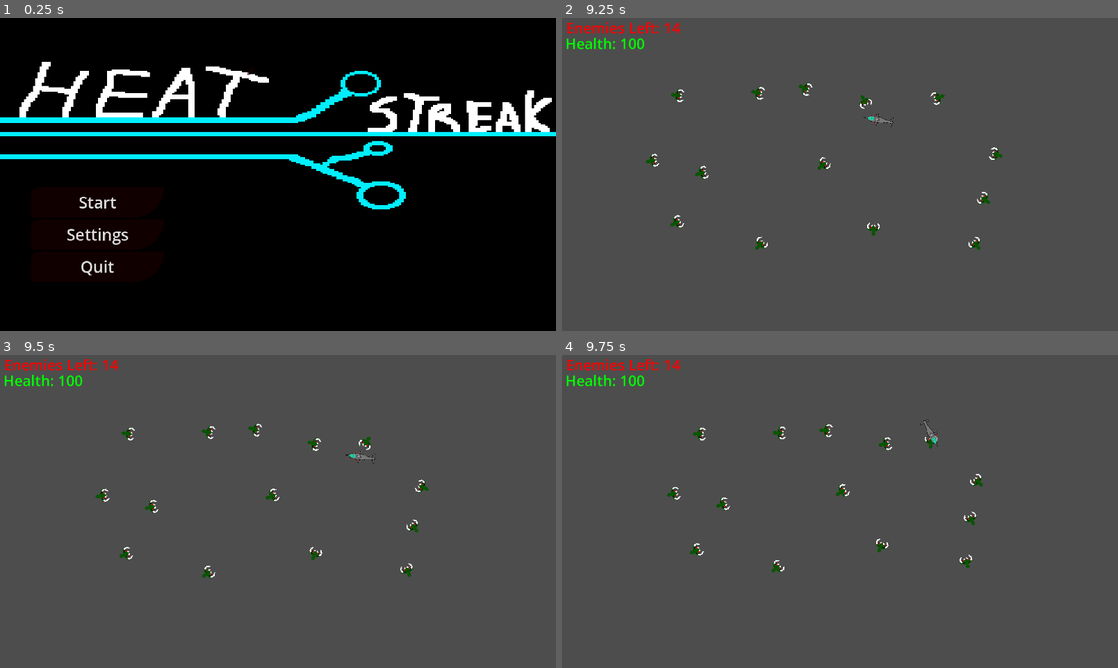
Above: before the commit, frames 1-4 (two rows, left to right).
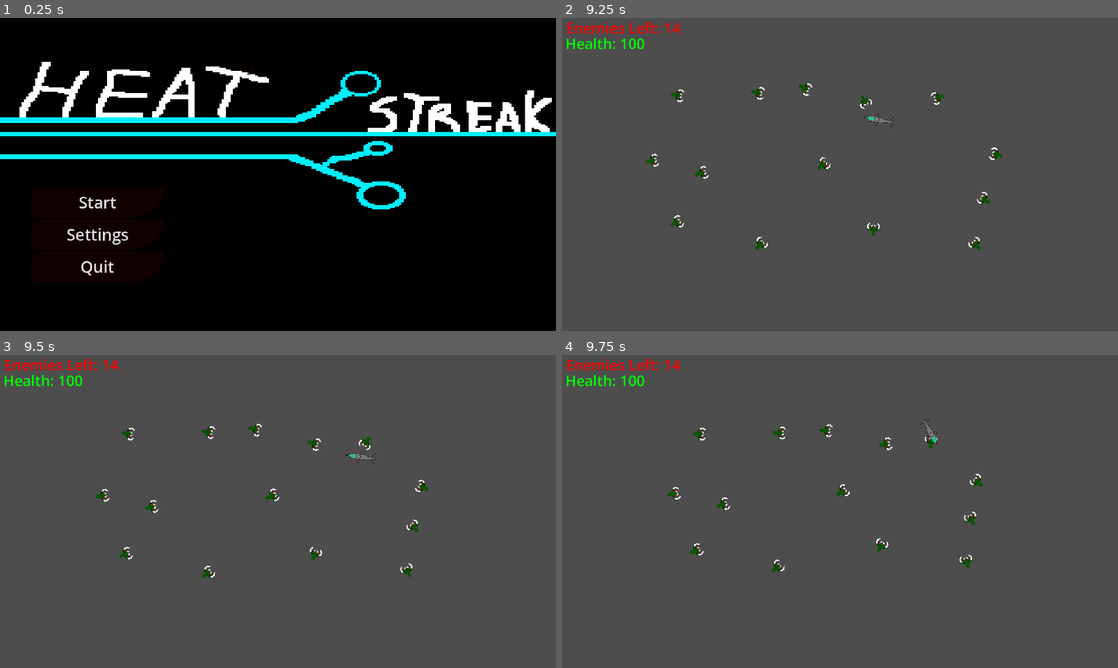
Above: after the commit, the same moments.

Repository: ultimateichor/Heat-Streak
Game: Godot game, scene res://UI/Screens/MainMenu/Main Menu.tscn
Same seed, same stepped clock (60 frames per second), same inputs: the game is played once before the commit and once after it.
Inputs (mouse positions are in pixels of both pictures, inside the frame that each line leads up to):
- Up to frame 1 (0.25 s): no input
- Up to frame 2 (9.25 s): click "Start" at 0.5 s; click "Continue" at 1.25 s; move the mouse to (962, 158) at 2.02 s; hold D (Right) 2.03-2.78 s; tap 1 (Car) at 2.1 s; move the mouse to (728, 190) at 2.77 s; hold S (Down) 2.78-3.53 s; tap 2 (Helicopter) at 2.85 s; move the mouse to (895, 105) at 3.52 s; hold D (Right) 3.53-4.28 s; tap 4 (Jet) at 3.6 s; move the mouse to (812, 237) at 4.27 s; hold W (Up) 4.28-5 s; click (812, 237) at 4.35 s; click "Retry" at 5 s; move the mouse to (1006, 221) at 5.77 s; hold Right mouse button (Shoot Secondary) 5.78-6.53 s; hold A (Left) 5.78-7.28 s; move the mouse to (673, 127) at 6.52 s; tap Space (Special) at 6.6 s; move the mouse to (867, 174) at 7.27 s; hold S (Down) 7.28-8 s; tap 3 (Tank) at 7.35 s; click "Retry" at 8 s; move the mouse to (756, 96) at 8.77 s; hold D (Right) from 8.78 s (still down); tap Shift (Transform) at 8.85 s
- Up to frame 3 (9.5 s): keep holding D (Right)
- Up to frame 4 (9.75 s): move the mouse to (962, 495) at 9.52 s; release D (Right) at 9.53 s; hold W (Up) from 9.53 s (still down); tap Middle mouse button (Vehicle Wheel) at 9.6 s

Frames 1-3 are identical in both runs. In frame 4, 0.2% of the frame differs, in the area x 18-76%, y 20-70%.

Commit message:
Small changes to wheel

Diff:
--- a/Player/player.gd
+++ b/Player/player.gd
@@ -38,7 +38,7 @@
 func _input(event: InputEvent) -> void:
 	if event is InputEventMouseMotion:
 		using_controller = false
-	if event is InputEventJoypadMotion:
+	if event is InputEventJoypadMotion and abs(event.axis_value) > 0.3:
 		using_controller = true
 	if event is InputEventJoypadButton:
 		using_controller = true
--- a/Player/vehicle_wheel.tscn
+++ b/Player/vehicle_wheel.tscn
@@ -11,7 +11,7 @@
 grow_horizontal = 2
 grow_vertical = 2
 script = ExtResource("1_854wb")
-stop_time = true
+slow_time_scale = 0.05
 mouse_deadzone = 60.0
 wheel_scale = 1.5
 
--- a/wheel.gd
+++ b/wheel.gd
@@ -56,7 +56,8 @@
 	$Center.position = screen_size / 2
 	$Center.scale = Vector2(wheel_scale, wheel_scale)
 
-	get_viewport().warp_mouse(screen_size / 2)
+	if not _using_controller():
+		get_viewport().warp_mouse(screen_size / 2)
 
 	if stop_time:
 		get_tree().paused = true
@@ -105,6 +106,8 @@
 	var dir := Input.get_vector("Look Left","Look Right","Look Up","Look Down")
 
 	if dir.length() < 0.5:
+		if _using_controller():
+			return
 		var mouse_offset: Vector2 = get_viewport().get_mouse_position() - get_viewport_rect().size / 2
 		if mouse_offset.length() > mouse_deadzone:
 			dir = mouse_offset
@@ -118,3 +121,8 @@
 	if index != hovered:
 		hovered = index
 		_refresh_slots()
+
+func _using_controller() -> bool:
+	if not is_instance_valid(GameManager.player):
+		return false
+	return GameManager.player.using_controller
